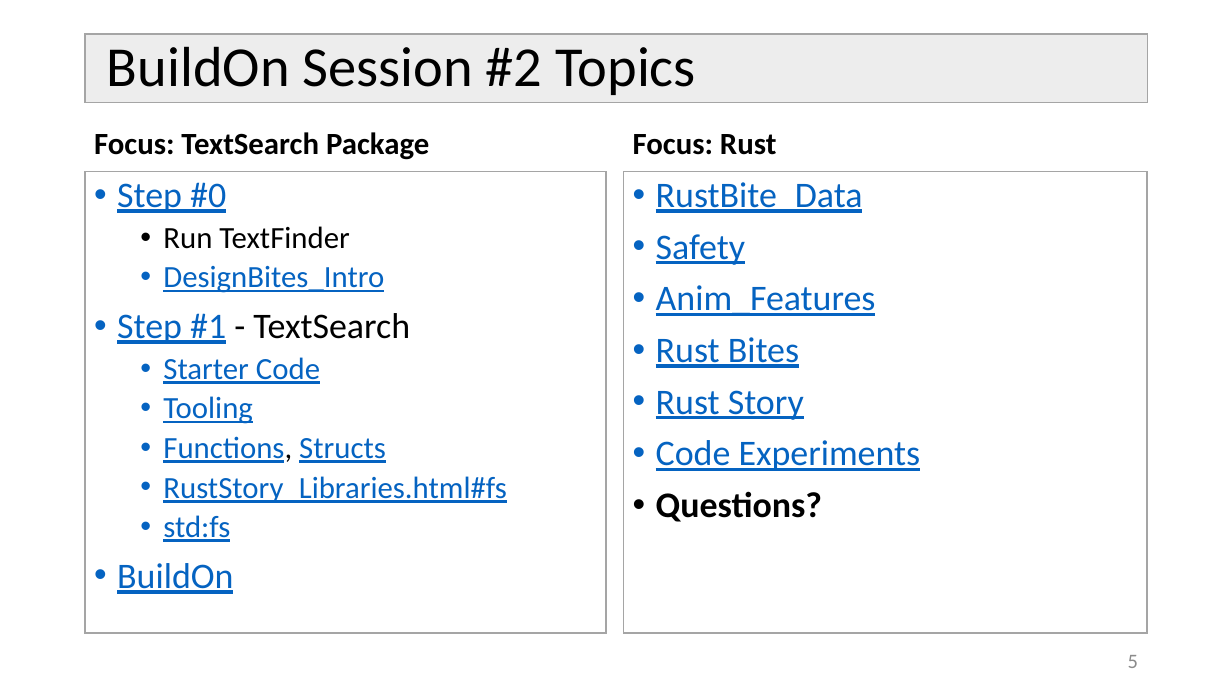
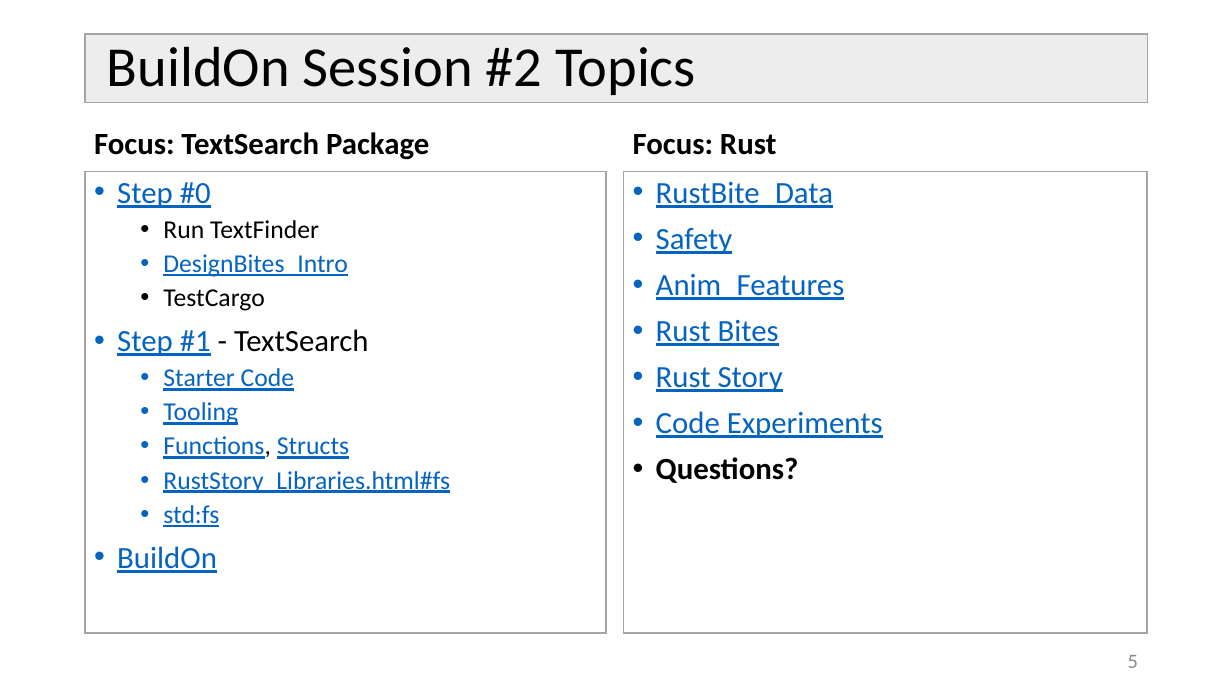
Before and after one commit to JimFawcett/BuildOn, a slide deck: slide 5 of Build-On-2.pptx. Drawn at 1232x693 pixels with LibreOffice and Linux fonts; fonts in the diff are those of the drawing. Boxes give left, top, right and bottom in pixels: in the first picture for what was removed or moved away, otherwise in the second. Text is boxed around its words. In the diff, an @@ line names an element or a change of style, - is before the commit and + after.

Commit message:
added slide

```diff
--- a/Build-On-2.pptx
+++ b/Build-On-2.pptx
@@ text "RustBite_Data" at <box>624,172,1148,633</box>: size 28 to 24 pt @@
@@ text at <box>117,182,450,573</box>: size 28 to 24 pt in "Step #0", "Step #1 - TextSearch", "BuildOn"; size 24 to 20 pt in "Run TextFinder", "DesignBites_Intro", "Starter Code", "Tooling" and 3 more places @@
@@ text at <box>163,289,264,311</box>: paragraph added @@
+  • TestCargo
```
Also in this commit, not shown: 4 slides added, 1 other file.
